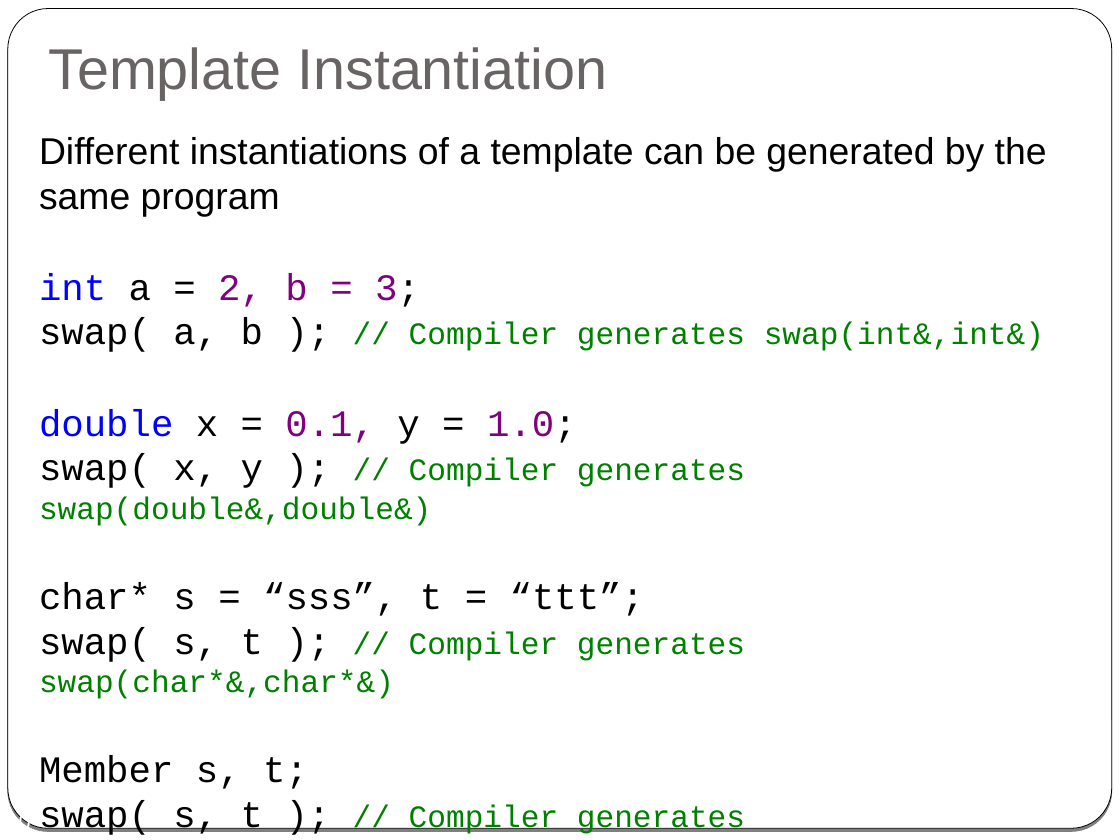
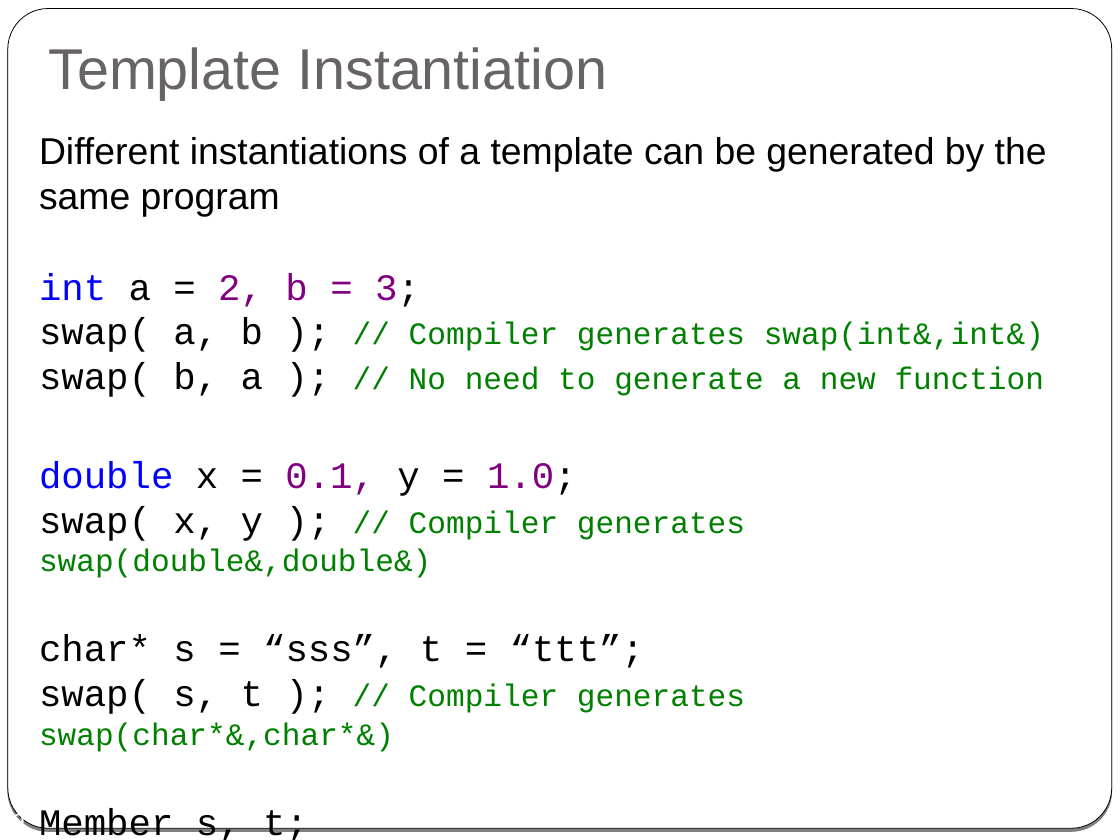
Before and after one commit to cpp-at-ariel/cpp-5778, a slide deck: slide 9 of week08-templates/slides.odp (slide 10 before the commit). Drawn at 1120x840 pixels with LibreOffice and Linux fonts; fonts in the diff are those of the drawing. Boxes give left, top, right and bottom in pixels: in the first picture for what was removed or moved away, otherwise in the second. Text is boxed around its words. In the diff, an @@ line names an element or a change of style, - is before the commit and + after.

```diff
--- a/week08-templates/slides.odp
+++ b/week08-templates/slides.odp
@@ text at (39,273,1044,397): text changed @@
-int a = 2, b = 3;
-swap( a, b ); // Compiler generates swap(int&,int&)
+int a = 2, b = 3;
+swap( a, b ); // Compiler generates swap(int&,int&)
+swap( b, a ); // No need to generate a new function
@@ page number at (13,812,25,824): text changed @@
-10
+9
```
Also in this commit, not shown: 8 other slides changed, 1 slide added, 3 slides removed, 3 other files.
